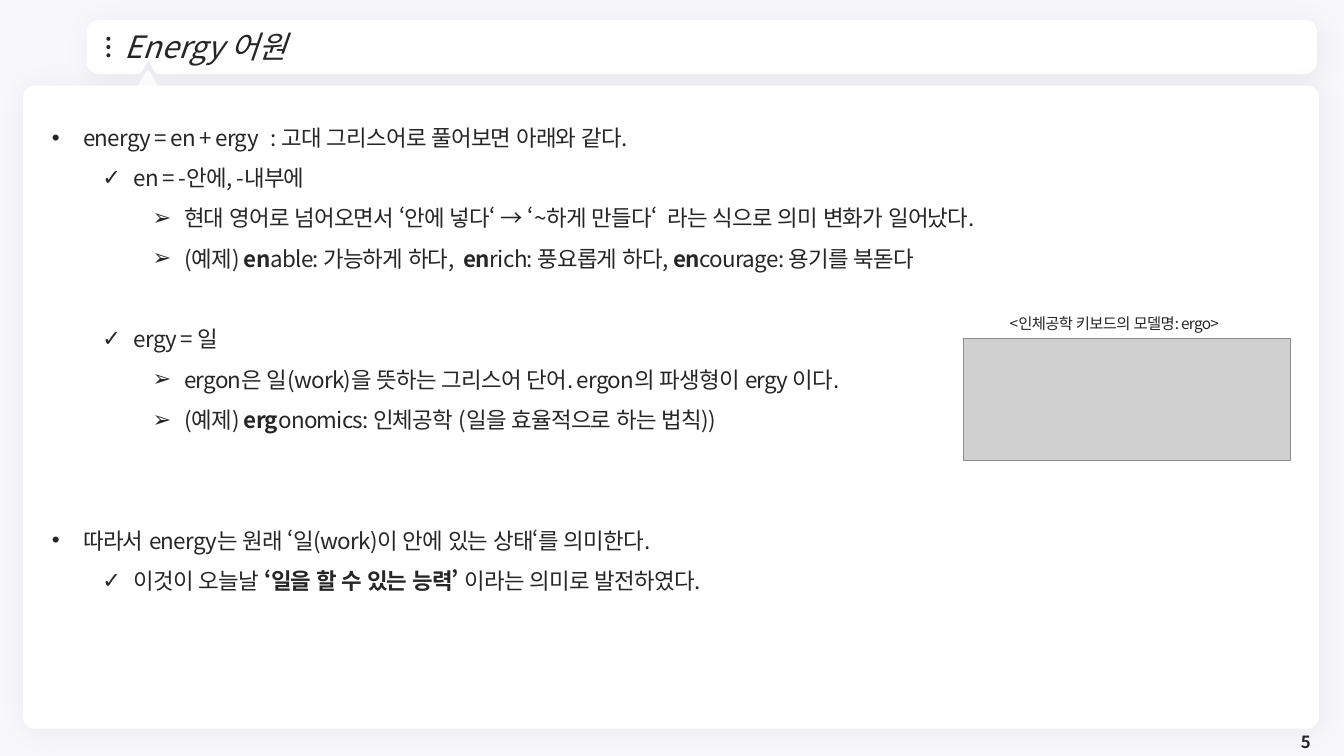
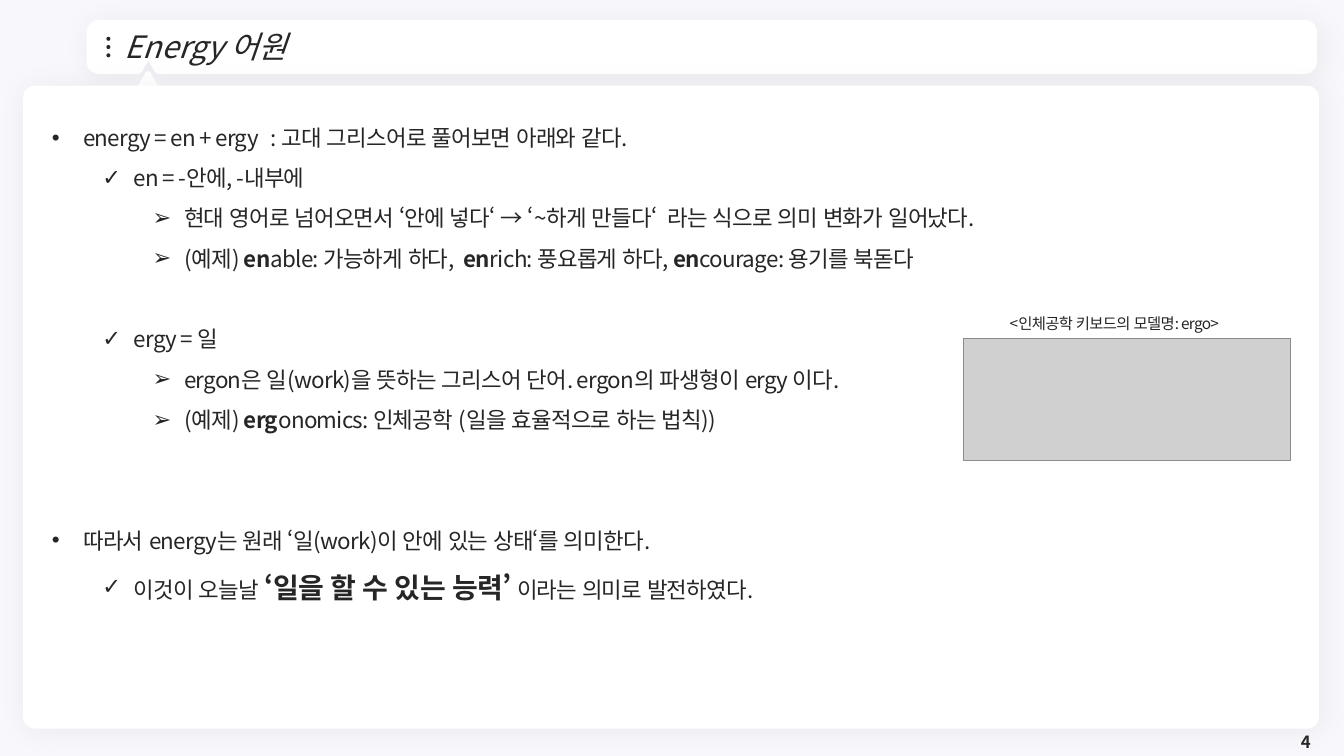
Before and after one commit to meandthey/Teaching, a slide deck: slide 4 of 에너지경제학/자원에너지경제학_Chapter_1.pptx (slide 5 before the commit). Drawn at 1344x756 pixels with LibreOffice and Linux fonts; fonts in the diff are those of the drawing; grey boxes stand for pictures; background and template pictures are left out. Boxes give left, top, right and bottom in pixels: in the first picture for what was removed or moved away, otherwise in the second. Text is boxed around its words. In the diff, an @@ line names an element or a change of style, - is before the commit and + after.

```diff
--- a/에너지경제학/자원에너지경제학_Chapter_1.pptx
+++ b/에너지경제학/자원에너지경제학_Chapter_1.pptx
@@ text at [134,573,753,601]: size 16 to 20 pt in "‘일을 할 수 있는 능력’" @@
@@ page number at [1301,735,1311,748]: text changed @@
-5
+4
```
Also in this commit, not shown: 2 other slides changed, 1 slide removed, 2 other files.
